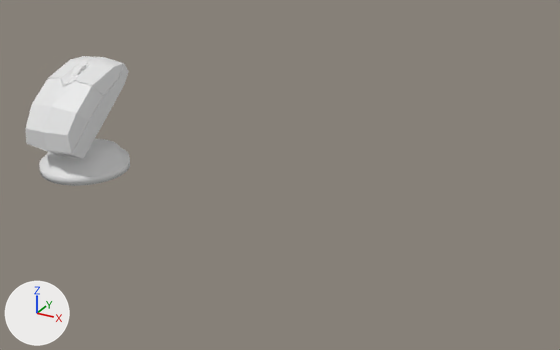
A saved change to the Blender file src/webgl/button/buttons.blend.
One viewpoint serves both versions: a camera (50 mm lens) standing at (11.76, -12.18, 6.97) and looking at (5.02, 0.09, 0.84). Lighting does not change. The marker at lower left points along +X, +Y and +Z.

Names of what the first picture shows: 'ComputerMouse_mesh'.
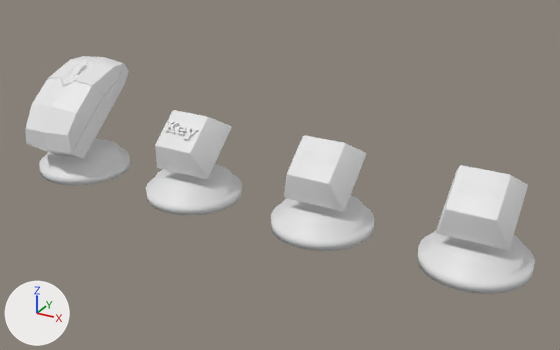
The newer file is also turned or shifted as a whole; pictures and numbers use the older file's frame.

Pixel boxes (x1, y1, x2, y2) of what changed, in the pictures (560 x 350 px):
'sound', added: after (417, 165, 535, 294)
'motion', added: after (271, 135, 374, 251)
'keyboard', added: after (146, 110, 242, 215)

The change, as a diff of the scene's bpy script:
```diff
--- a/src/webgl/button/buttons.blend.py
+++ b/src/webgl/button/buttons.blend.py
@@ me_keyboard @@
+me_keyboard.from_pydata(...)  # 440 vertices, 277 faces; spans x -1.0..1.0, y -1.0..1.0, z 0.0..1.81
@@ me_motion @@
+me_motion.from_pydata(...)  # 306 vertices, 136 faces; spans x -1.0..1.0, y -1.0..1.0, z 0.0..1.81
@@ ob_keyboard @@
+ob_keyboard = bpy.data.objects.new('keyboard', me_keyboard)
+ob_keyboard.location = (3.0, 0.0, 0.0)
@@ ob_motion @@
+ob_motion = bpy.data.objects.new('motion', me_motion)
+ob_motion.location = (6.0, 0.0, 0.0)
@@ ob_sound @@
+ob_sound = bpy.data.objects.new('sound', me_motion.copy())
+ob_sound.location = (9.0, 0.0, 0.0)
```
